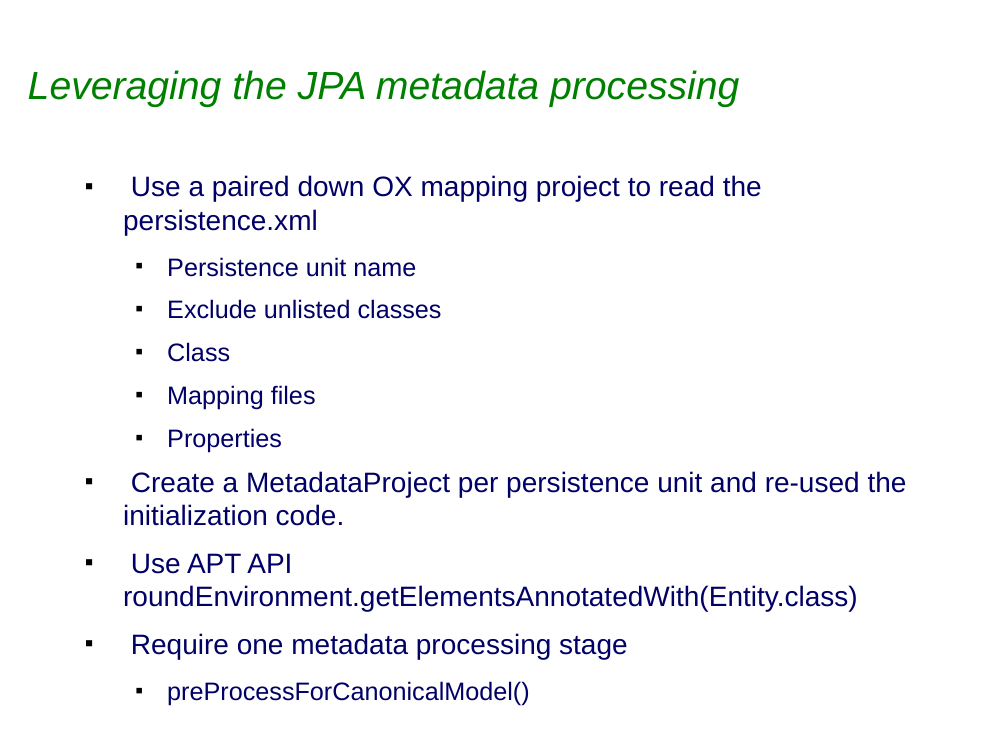
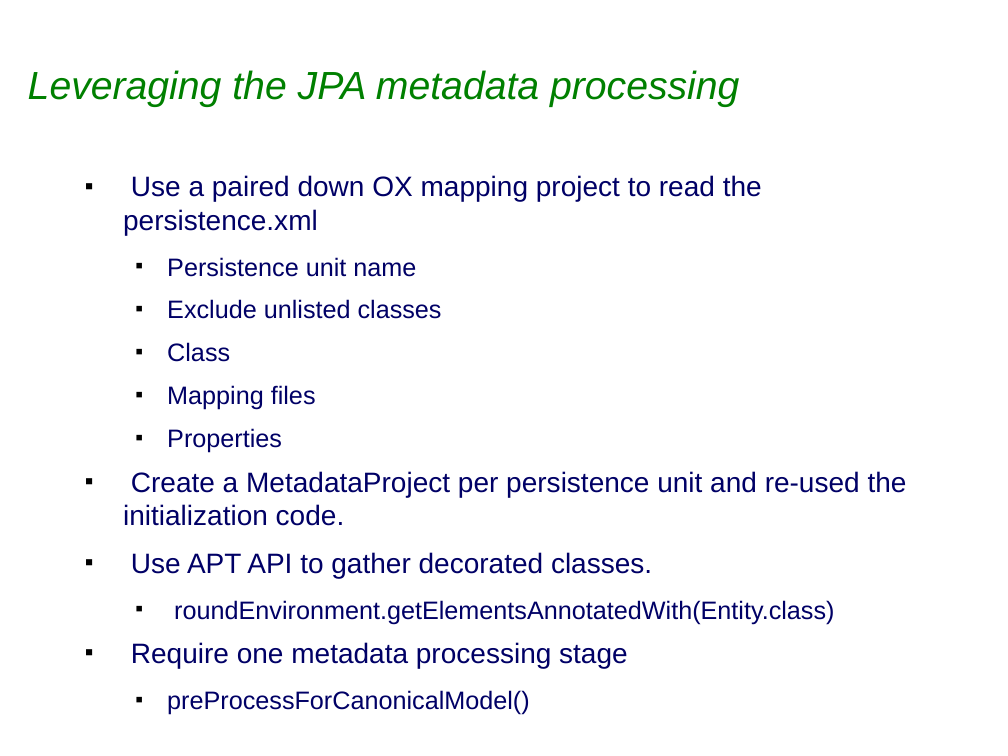
Before and after one commit to sabineheider/incubator, a slide deck: slide 3 of summit-2010/CanonicalModelGen.odp. Drawn at 1008x756 pixels with LibreOffice and Linux fonts; fonts in the diff are those of the drawing; background and template pictures are left out. Boxes give left, top, right and bottom in pixels: in the first picture for what was removed or moved away, otherwise in the second. Text is boxed around its words. In the diff, an @@ line names an element or a change of style, - is before the commit and + after.

```diff
--- a/summit-2010/CanonicalModelGen.odp
+++ b/summit-2010/CanonicalModelGen.odp
@@ text at box(131, 552, 834, 624): text changed; size 20 to 18 pt @@
-■ Use APT API roundEnvironment.getElementsAnnotatedWith(Entity.class)
+■ Use APT API to gather decorated classes.
+  ■ roundEnvironment.getElementsAnnotatedWith(Entity.class)
```
